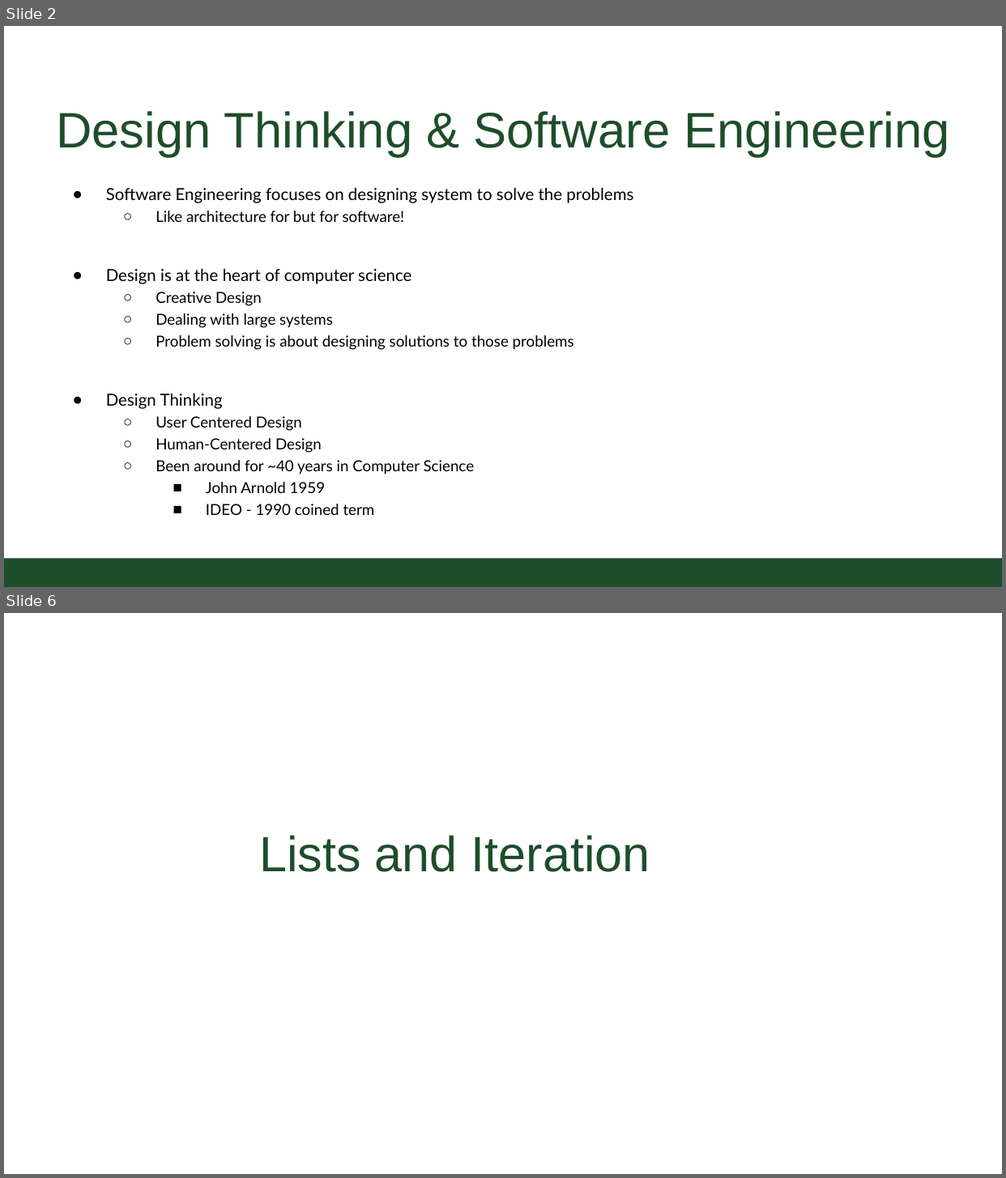
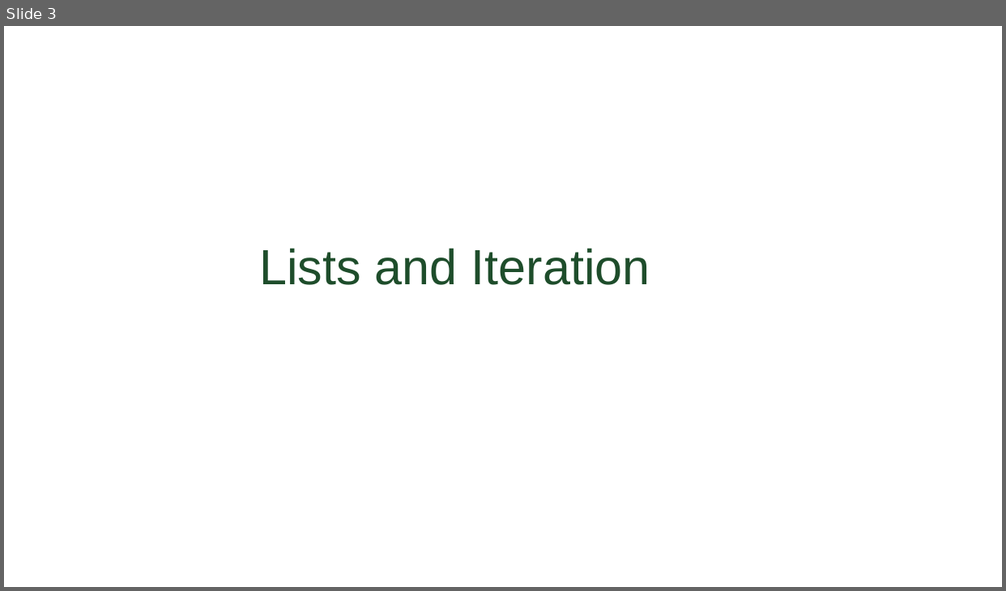
Before and after one commit to CSU-CS150B/handouts, a slide deck: Slides/On-Campus/06_01_ListsAndLoops.pptx. Shown one above the other, each under a label of ours: slides 2 and 6 before the commit, slide 3 after it; the slides between them are not shown. The pictures are 1006x1178 and 1006x591 pixels, drawn with LibreOffice and Linux fonts; fonts in the diff are those of the drawing; background and template pictures are left out. Boxes give left, top, right and bottom in pixels: in the first picture for what was removed or moved away, otherwise in the second. Text is boxed around its words. In the diff, an @@ line names an element or a change of style, - is before the commit and + after.

```diff
--- a/Slides/On-Campus/06_01_ListsAndLoops.pptx
+++ b/Slides/On-Campus/06_01_ListsAndLoops.pptx
@@ slide 2 removed at (4,26,1002,587), background #FFFFFF @@
@@ title removed at (56,111,949,157) @@
-Design Thinking & Software Engineering
@@ text removed at (106,188,633,515) @@
-● Software Engineering focuses on designing system to solve the problems
-  ○ Like architecture for but for software!
-● Design is at the heart of computer science
-  ○ Creative Design
-  ○ Dealing with large systems
-  ○ Problem solving is about designing solutions to those problems
-● Design Thinking
-  ○ User Centered Design
-  ○ Human-Centered Design
-  ○ Been around for ~40 years in Computer Science
-    ■ John Arnold 1959
-    ■ IDEO - 1990 coined term
@@ rectangle removed at (4,558,1002,587) @@
@@ what was slide 6 is now slide 3 @@
```
Also in this commit, not shown: 1 slide added, 3 other slides removed, 2 other files.
